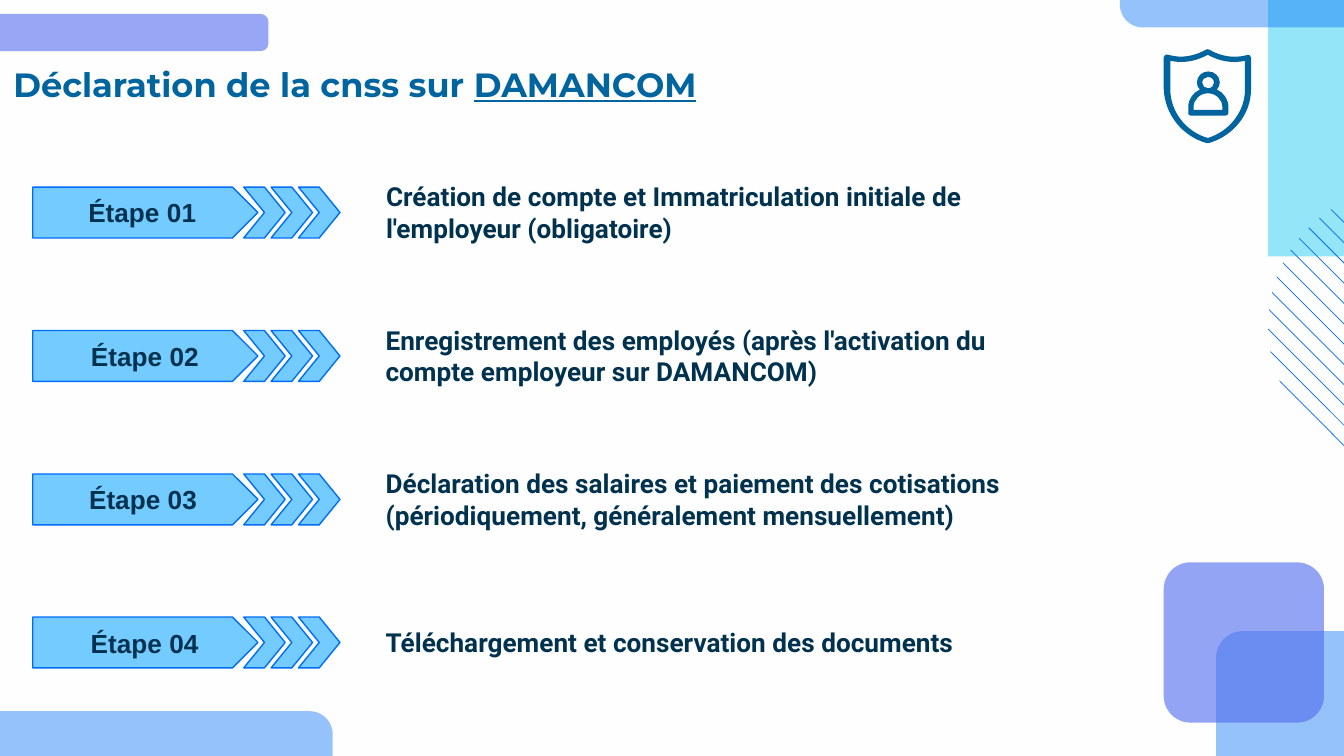
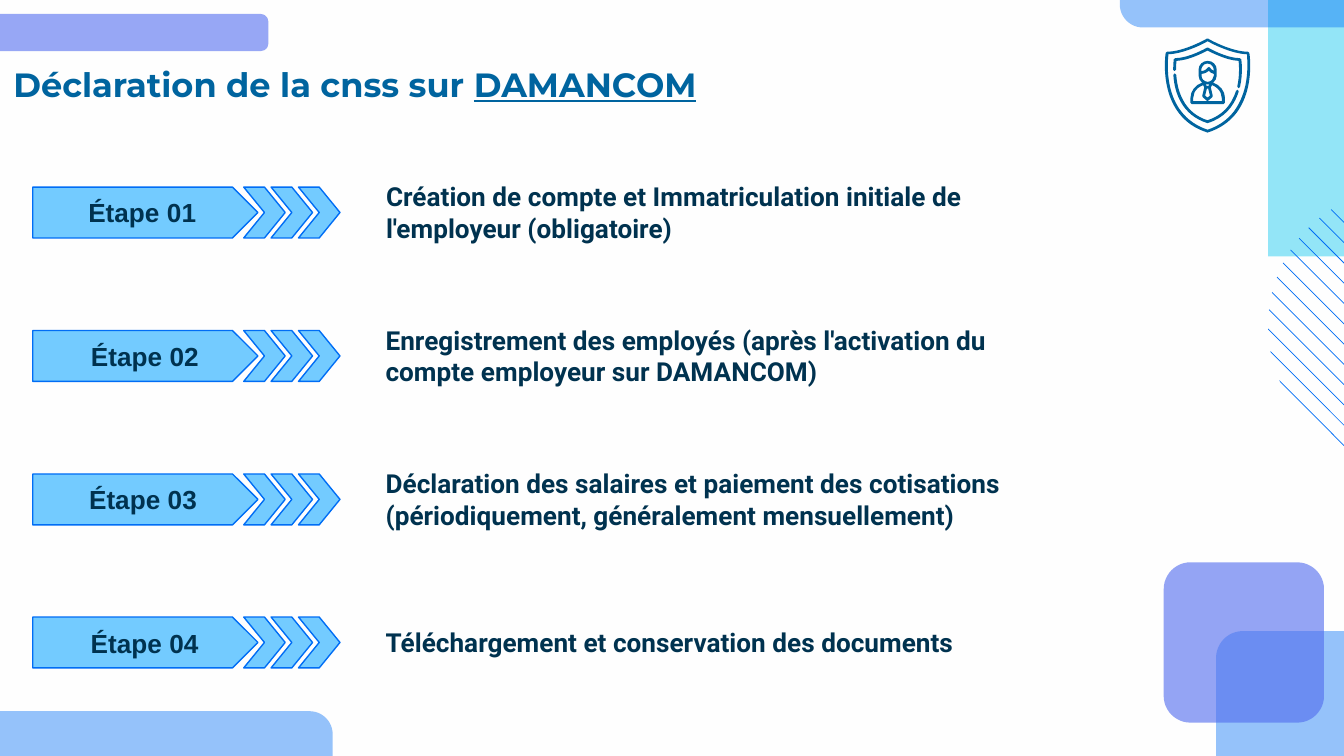
Before and after one commit to Issamssm/AIZEN, a slide deck: slide 12 of soutenance.pptx. Drawn at 1344x756 pixels with LibreOffice and Linux fonts; fonts in the diff are those of the drawing; background and template pictures are left out. Boxes give left, top, right and bottom in pixels: in the first picture for what was removed or moved away, otherwise in the second. Text is boxed around its words. In the diff, an @@ line names an element or a change of style, - is before the commit and + after.

```diff
--- a/soutenance.pptx
+++ b/soutenance.pptx
@@ freeform shape: place and size @@
-freeform shape at [1164, 50, 1251, 144]
+freeform shape at [1164, 39, 1253, 133]
@@ freeform shape added at [1173, 47, 1243, 87], fill #00649F @@
@@ freeform shape added at [1173, 74, 1239, 124], fill #00649F @@
@@ freeform shape: place and size @@
-freeform shape at [1188, 71, 1228, 116]
+freeform shape at [1191, 60, 1226, 103]
```
Also in this commit, not shown: 3 other slides changed.
